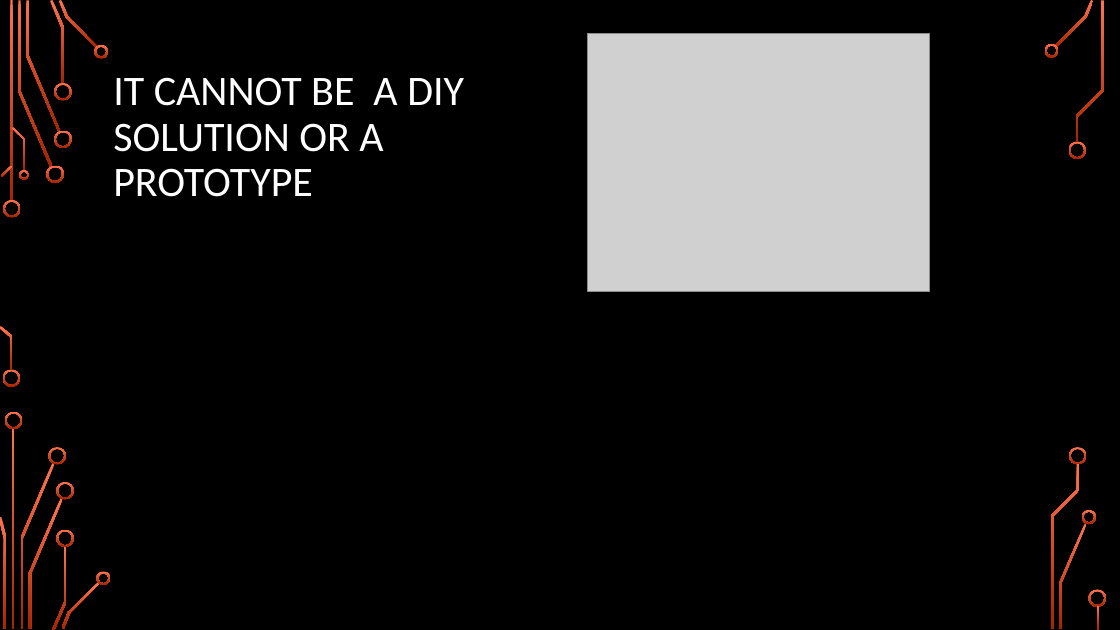
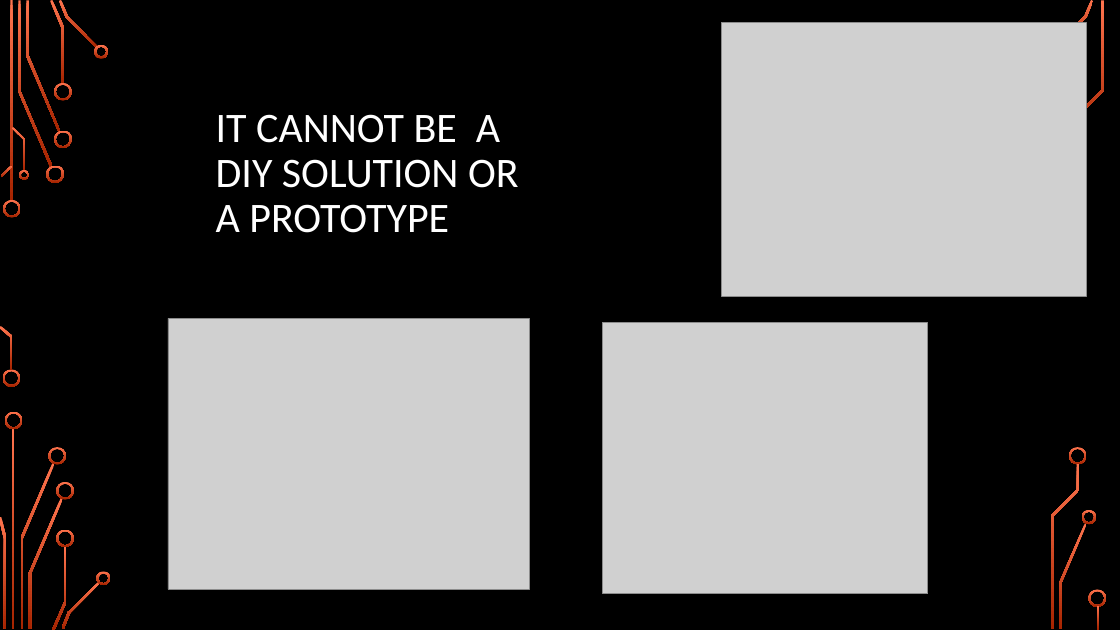
Before and after one commit to girishsukukumar/IoTWorkshop, a slide deck: slide 6 of Module-4.pptx (slide 5 before the commit). Drawn at 1120x630 pixels with LibreOffice and Linux fonts; fonts in the diff are those of the drawing; grey boxes stand for pictures; background and template pictures are left out. Boxes give left, top, right and bottom in pixels: in the first picture for what was removed or moved away, otherwise in the second. Text is boxed around its words. In the diff, an @@ line names an element or a change of style, - is before the commit and + after.

```diff
--- a/Module-4.pptx
+++ b/Module-4.pptx
@@ picture: place and size @@
-picture at (587, 34, 929, 291)
+picture at (722, 23, 1086, 297)
@@ freeform shape removed at (1044, 44, 1059, 58) @@
@@ title "IT CANNOT BE A DIY ..." rewrapped from (113, 77, 464, 197) to (216, 114, 519, 233) @@
@@ picture added at (168, 318, 529, 590) @@
@@ picture added at (602, 323, 928, 594) @@
```
Also in this commit, not shown: 2 other slides changed, 11 slides added, 1 other file.
